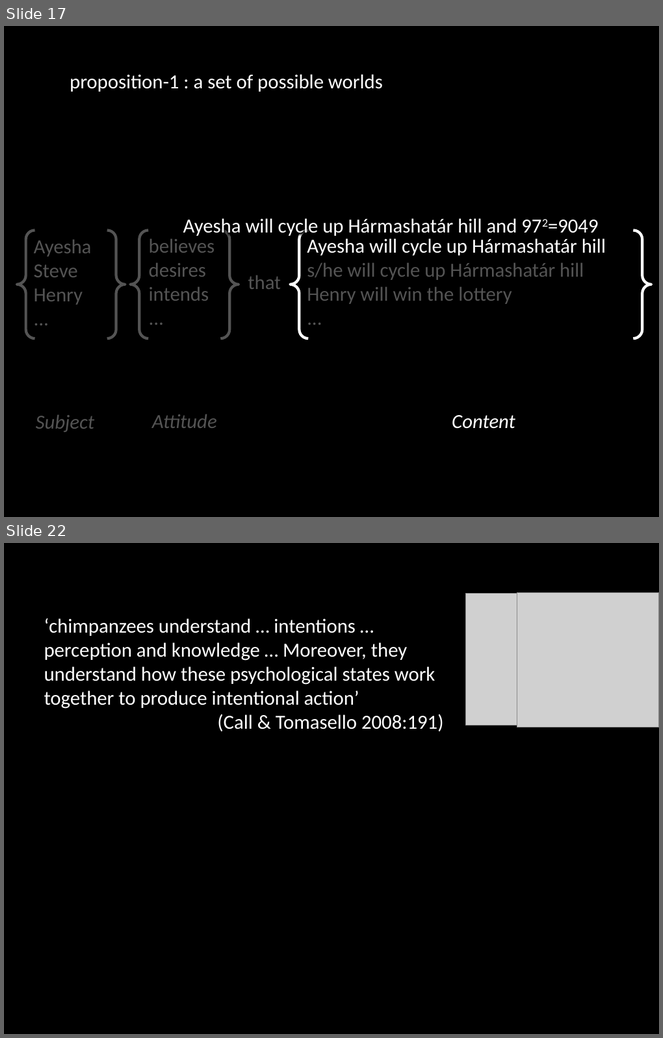
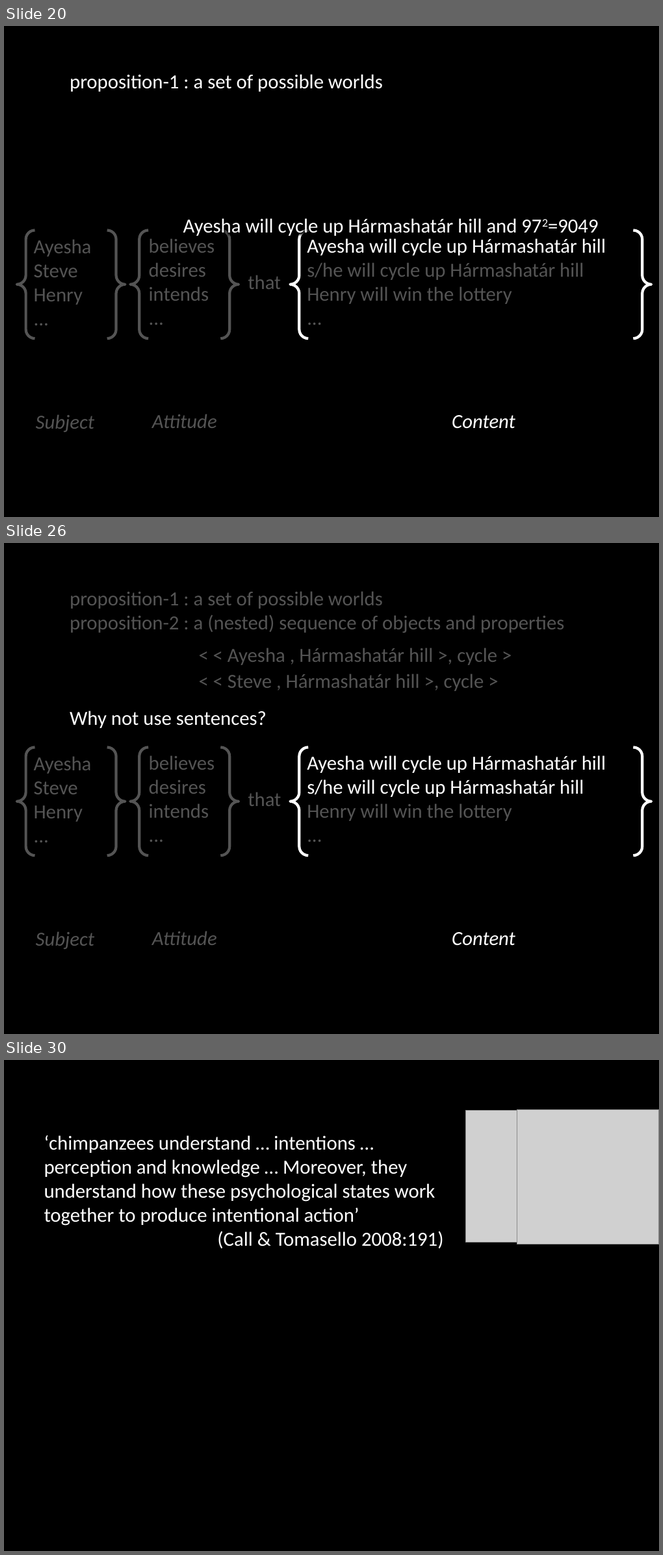
Before and after one commit to butterfill/lecture_mindreading_joint_action_philosophical_tools, a slide deck: lecture 02 what are mental states/lecture02.what are mental states.ppt.pptx. Shown one above the other, each under a label of ours: slides 17 and 22 before the commit, slides 20, 26 and 30 after it; the slides between them are not shown. The pictures are 663x1038 and 663x1555 pixels, drawn with LibreOffice and Linux fonts; fonts in the diff are those of the drawing; grey boxes stand for pictures; background and template pictures are left out. Boxes give left, top, right and bottom in pixels: in the first picture for what was removed or moved away, otherwise in the second. Text is boxed around its words. In the diff, an @@ line names an element or a change of style, - is before the commit and + after.

```diff
--- a/lecture 02 what are mental states/lecture02.what are mental states.ppt.pptx
+++ b/lecture 02 what are mental states/lecture02.what are mental states.ppt.pptx
@@ slide 26 added at <box>4,543,659,1034</box>, background #000000 @@
@@ rectangle added at <box>42,562,615,696</box>, fill #000000 at 67% opacity @@
@@ text added at <box>70,592,564,728</box>, 22 pt, text #FFFFFF @@
+proposition-1 : a set of possible worlds
+proposition-2 : a (nested) sequence of objects and properties
+Why not use sentences?
@@ text added at <box>228,648,497,665</box>, 22 pt, text #FFFFFF @@
+< < Ayesha , Hármashatár hill >, cycle >
@@ text added at <box>228,674,484,691</box>, 22 pt, text #FFFFFF @@
+< < Steve , Hármashatár hill >, cycle >
@@ rectangle added at <box>6,737,290,969</box>, fill #000000 at 67% opacity @@
@@ brace pair added at <box>17,747,125,856</box>, outline #FFFFFF 3 pt @@
@@ text added at <box>34,757,92,822</box>, 22 pt, text #FFFFFF @@
+Ayesha
+Steve
+Henry
+...
@@ brace pair added at <box>131,747,239,856</box>, outline #FFFFFF 3 pt @@
@@ text added at <box>149,756,215,818</box>, 22 pt, text #FFFFFF @@
+believes
+desires
+intends
+...
@@ brace pair added at <box>290,747,651,856</box>, outline #FFFFFF 3 pt @@
@@ text added at <box>307,756,606,821</box>, 22 pt, text #FFFFFF @@
+Ayesha will cycle up Hármashatár hill
+s/he will cycle up Hármashatár hill
+Henry will win the lottery
+...
@@ text added at <box>248,793,281,806</box>, 22 pt, text #FFFFFF @@
+that
@@ rectangle added at <box>280,802,651,869</box>, fill #000000 at 67% opacity @@
@@ text added at <box>36,932,95,949</box>, 22 pt, text #FFFFFF, italic @@
+Subject
@@ text added at <box>152,932,217,945</box>, 22 pt, text #FFFFFF, italic @@
+Attitude
@@ text added at <box>452,932,516,946</box>, 22 pt, text #FFFFFF, italic @@
+Content
@@ what was slide 17 is now slide 20 @@
@@ what was slide 22 is now slide 30 @@
```
Also in this commit, not shown: 5 slides changed, 16 other slides added, 10 other files.
